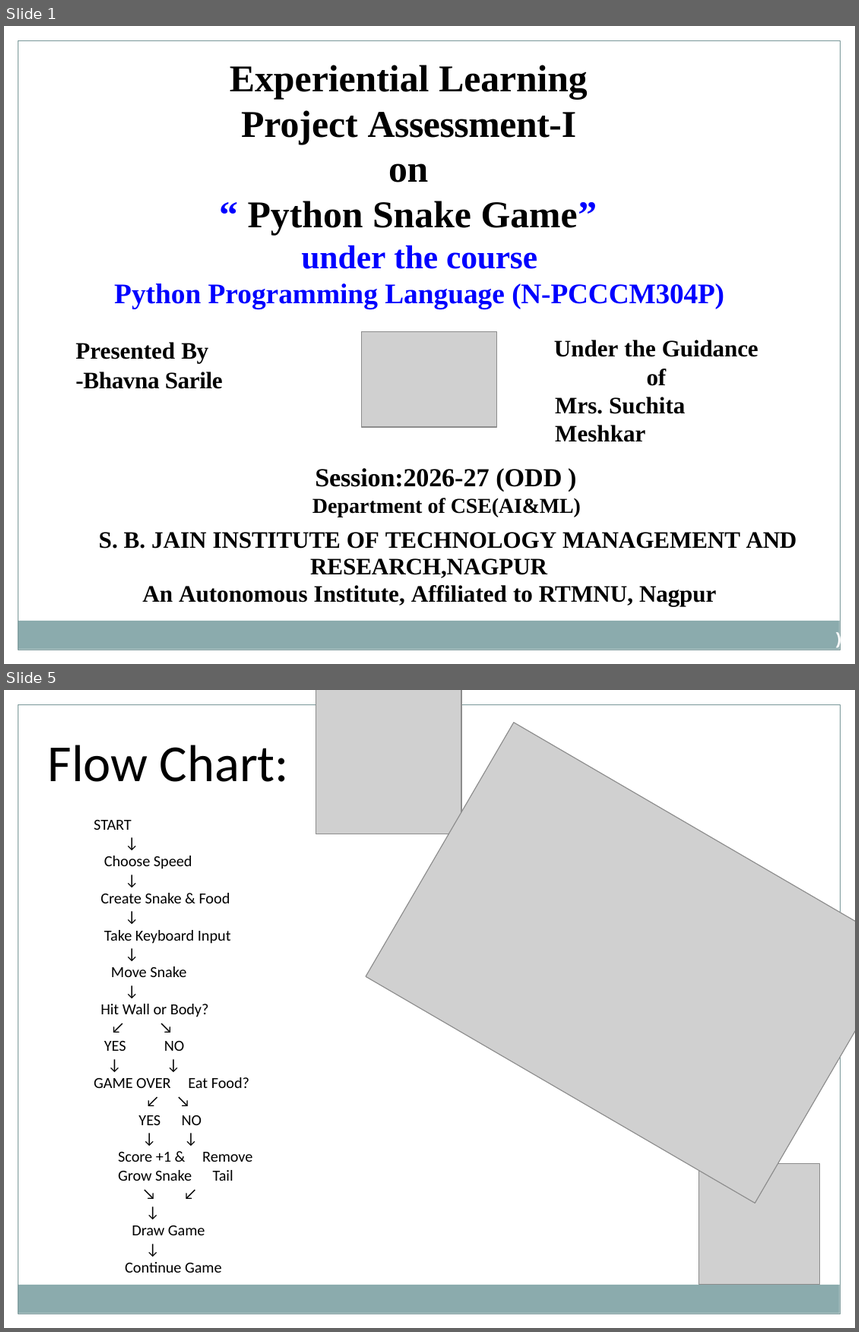
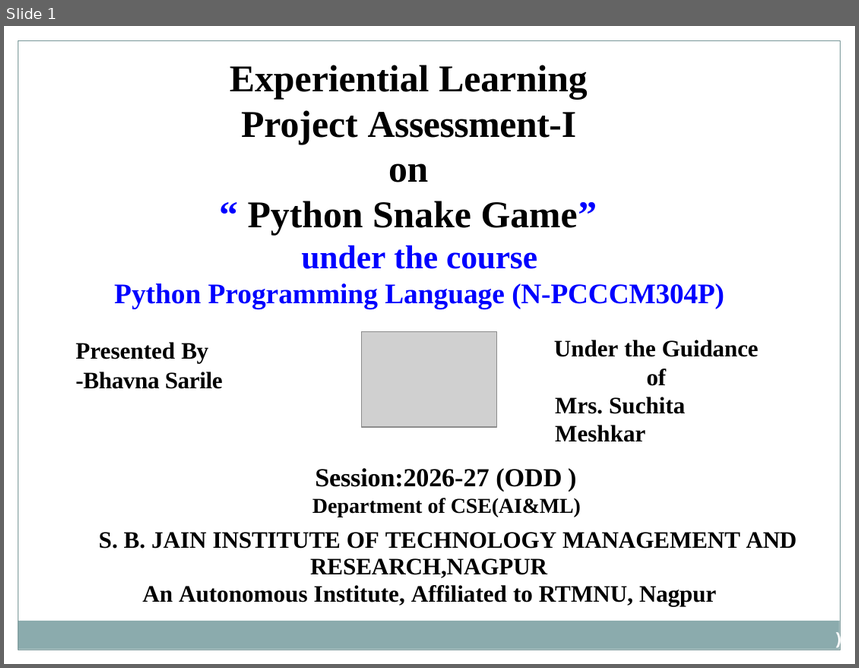
Before and after one commit to bhavnasml25-ship-it/Snake-Game-3d, a slide deck: Python.pptx. Shown one above the other, each under a label of ours: slides 1 and 5 before the commit, slide 1 after it; the slides between them are not shown. The pictures are 859x1332 and 859x668 pixels, drawn with LibreOffice and Linux fonts; fonts in the diff are those of the drawing; grey boxes stand for pictures. Boxes give left, top, right and bottom in pixels: in the first picture for what was removed or moved away, otherwise in the second. Text is boxed around its words. In the diff, an @@ line names an element or a change of style, - is before the commit and + after.

```diff
--- a/Python.pptx
+++ b/Python.pptx
@@ slide 5 removed at bbox=[4, 690, 855, 1328], background #FFFFFF; not listed: 2 template elements that a slide beside it also shows @@
@@ picture removed at bbox=[316, 690, 462, 834] @@
@@ picture removed at bbox=[366, 723, 855, 1204] @@
@@ text removed at bbox=[48, 745, 289, 782] @@
-Flow Chart:
@@ text removed at bbox=[94, 820, 253, 1273] @@
-START
-↓
-Choose Speed
-↓
-Create Snake & Food
-↓
-Take Keyboard Input
-↓
-Move Snake
-↓
-Hit Wall or Body?
-↙ ↘
-YES NO
-↓ ↓
-GAME OVER Eat Food?
-↙ ↘
-YES NO
-↓ ↓
-Score +1 & Remove
-Grow Snake Tail
-↘ ↙
-↓
-Draw Game
-↓
-Continue Game
@@ picture removed at bbox=[699, 1164, 820, 1285] @@
```
Also in this commit, not shown: 3 slides changed, 3 slides added, 2 other slides removed.
